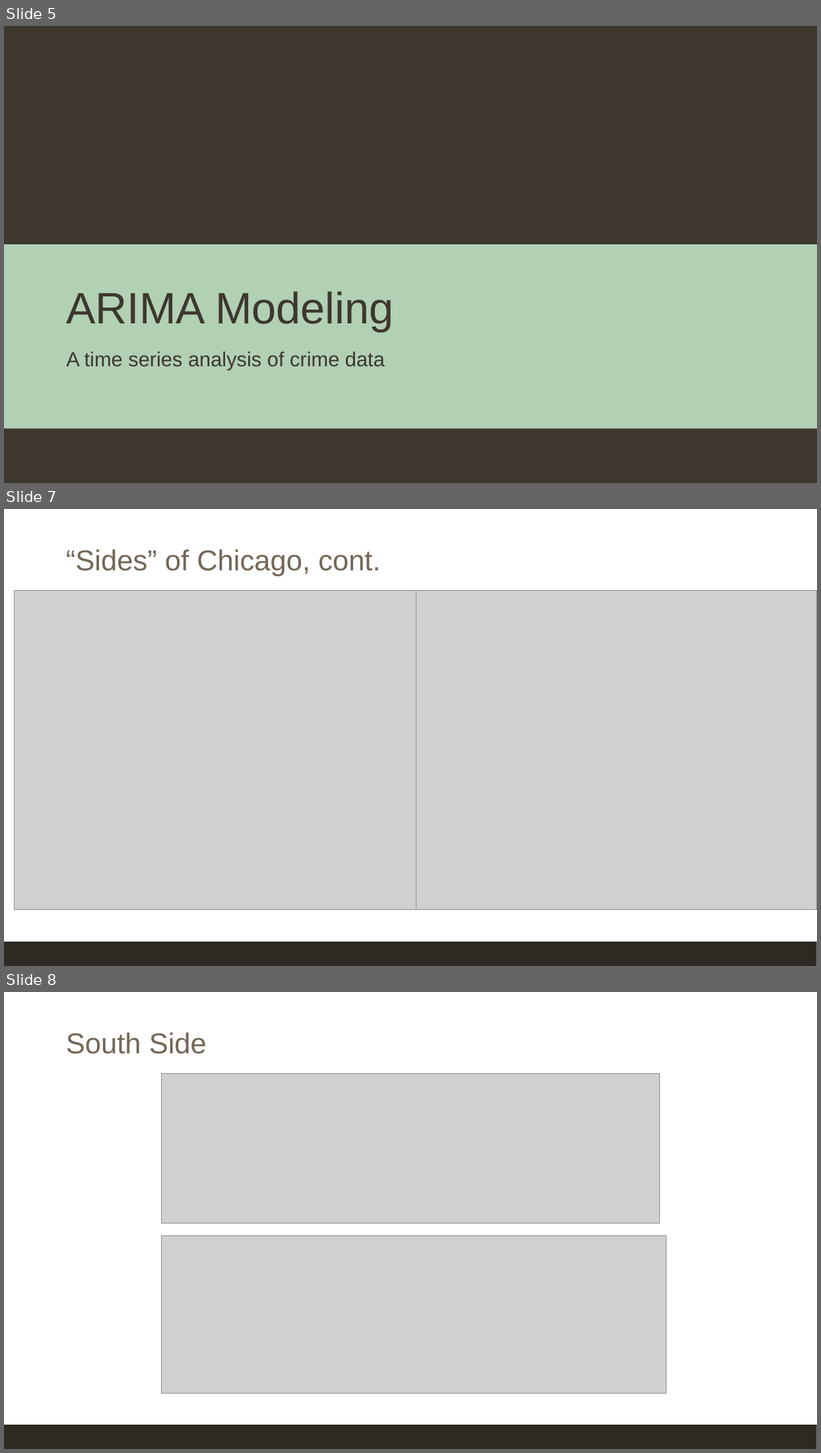
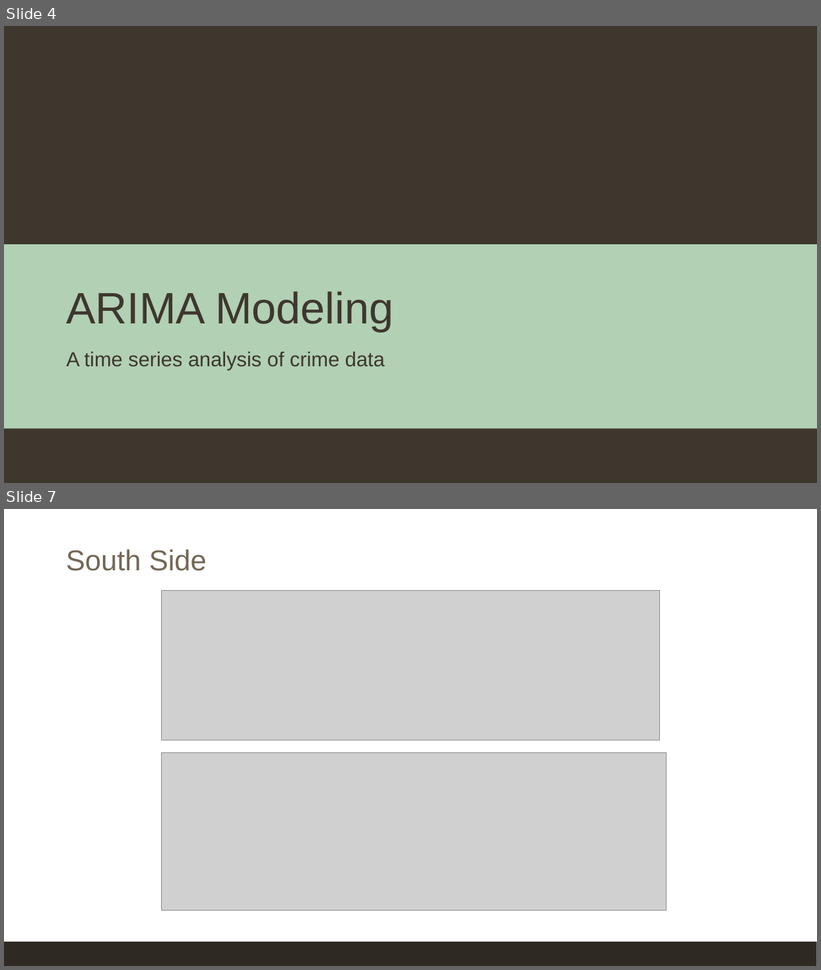
Before and after one commit to EEPlei/Americas-Warzone-Class-Project, a slide deck: Slides/final_slides.pptx. Shown one above the other, each under a label of ours: slides 5, 7 and 8 before the commit, slides 4 and 7 after it; the slides between them are not shown. The pictures are 821x1453 and 821x970 pixels, drawn with LibreOffice and Linux fonts; fonts in the diff are those of the drawing; grey boxes stand for pictures; background and template pictures are left out. Boxes give left, top, right and bottom in pixels: in the first picture for what was removed or moved away, otherwise in the second. Text is boxed around its words. In the diff, an @@ line names an element or a change of style, - is before the commit and + after.

```diff
--- a/Slides/final_slides.pptx
+++ b/Slides/final_slides.pptx
@@ slide 7 removed at [4, 509, 817, 966], background #FFFFFF; not listed: 1 template element that a slide beside it also shows @@
@@ title removed at [66, 549, 380, 576] @@
-“Sides” of Chicago, cont.
@@ picture removed at [15, 590, 416, 910] @@
@@ picture removed at [415, 590, 817, 910] @@
@@ what was slide 5 is now slide 4 @@
@@ what was slide 8 is now slide 7 @@
```
Also in this commit, not shown: 2 slides changed, 1 slide added, 1 other slide removed, 1 other file.
